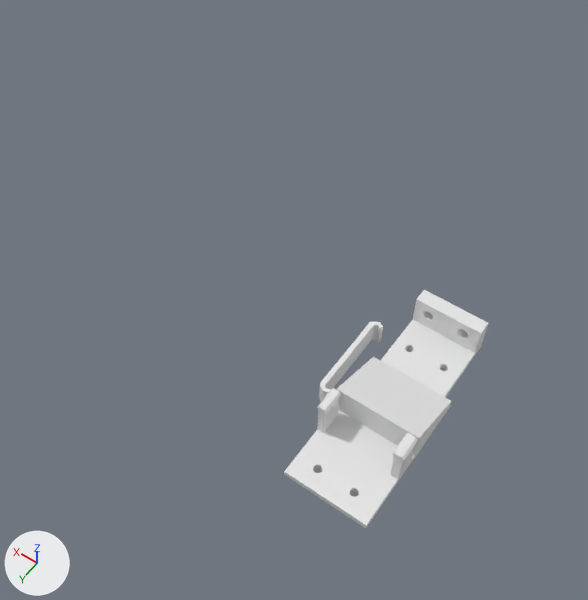
Before and after pictures for a commit that changed the Blender file servo-manifold/servo-mount.blend.
Before and after are seen from a 50 mm camera at (-88.0, 215.0, 385.0) aimed at (55.0, 14.0, 69.0). The lights are fixed; the arrows at lower left show +X, +Y and +Z.

The first picture shows 'servo-clip', 'servo-mount'.
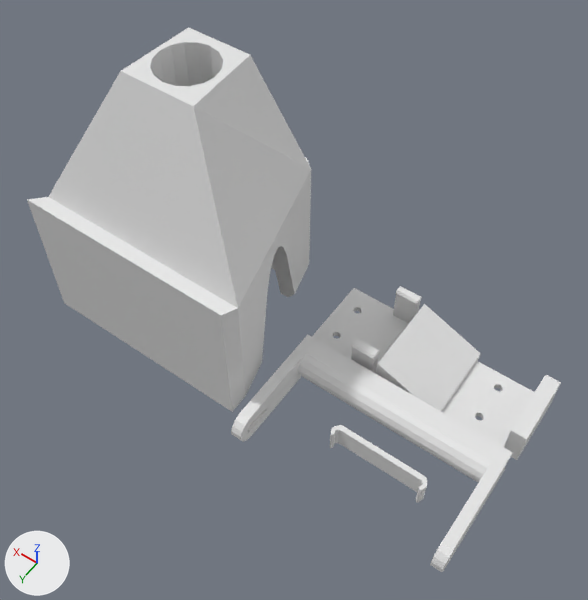
Boxes [x1, y1, x2, y2] around the edits, measured in the pictures (588 x 600 px):
'funnel', added: after [27, 27, 311, 412]
'servo-mount', moved, turned: before [284, 290, 488, 528]; after [312, 286, 561, 460]
'arm', added: after [231, 334, 512, 572]
'servo-clip', moved, turned: before [319, 321, 383, 402]; after [330, 425, 427, 502]

The change in detail:
Mesh me_cylinder is new.
It has 144 vertices, 106 faces and spans x -6.21..1.14, y -1.98..0.0, z -6.62..6.62.
Mesh me_circle is new.
It has 120 vertices, 80 faces and spans x -0.467..0.47, y -0.691..0.091, z 0.0..1.172.
Object 'servo-clip' (ob_servo_clip) moves from (34.5, -8.0, 0.0) to (-12.2, 32.8, 0.0).
Object 'servo-clip' (ob_servo_clip) turns from (0, 0, 0) to (0, 0, -90) degrees about x, y and z.
Object 'servo-mount' (ob_servo_mount) moves from (0.0, 0.0, 0.0) to (-4.2, -31.7, 0.0).
Object 'servo-mount' (ob_servo_mount) turns from (0, 0, 0) to (0, 0, -90) degrees about x, y and z.
Object 'arm' (ob_arm) is new; it shows me_cylinder.
Its location is (-4.2, 7.5, 0.0).
Its rotation in degrees is (-90, 0, -90).
Its scale is (9.38, 9.38, 9.38).
Object 'funnel' (ob_funnel) is new; it shows me_circle.
Its location is (130.7, 39.2, 0.0).
Its scale is (140.0, 140.0, 140.0).
